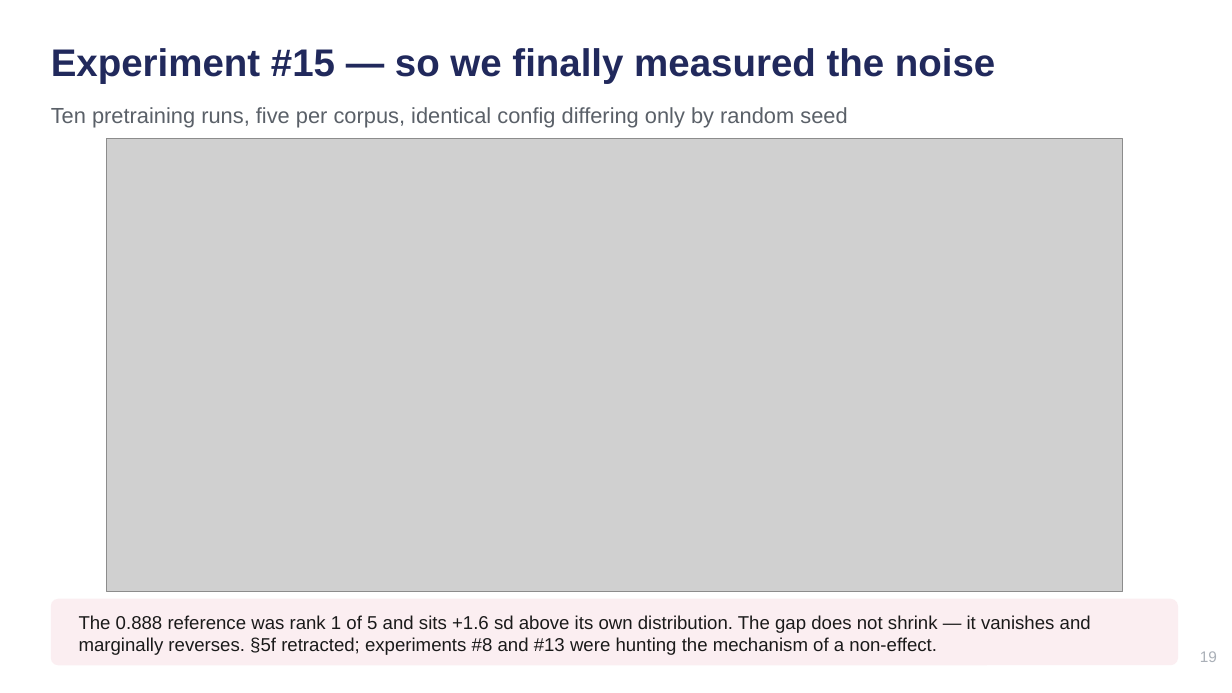
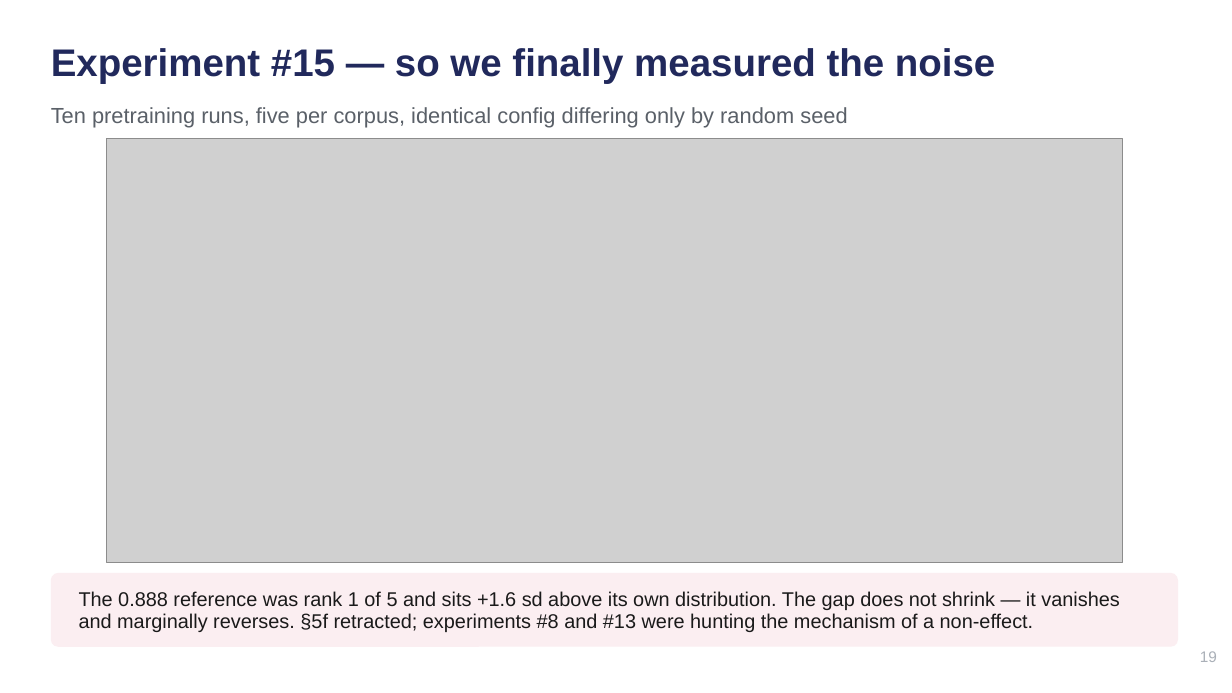
Before and after one commit to rama21094/NMR-Metabolomics-Foundational-Model, a slide deck: slide 19 of docs/Group_Meeting_2026-08-10.pptx. Drawn at 1232x693 pixels with LibreOffice and Linux fonts; fonts in the diff are those of the drawing; grey boxes stand for pictures. Boxes give left, top, right and bottom in pixels: in the first picture for what was removed or moved away, otherwise in the second. Text is boxed around its words. In the diff, an @@ line names an element or a change of style, - is before the commit and + after.

```diff
--- a/docs/Group_Meeting_2026-08-10.pptx
+++ b/docs/Group_Meeting_2026-08-10.pptx
@@ picture: place and size @@
-picture at bbox=[106, 139, 1123, 592]
+picture at bbox=[107, 139, 1123, 563]
@@ rounded rectangle: place and size @@
-rounded rectangle at bbox=[51, 599, 1178, 665]
+rounded rectangle at bbox=[51, 573, 1178, 647]
@@ rounded rectangle at bbox=[51, 573, 1178, 647]: proportions changed @@
@@ text "The 0.888 reference was rank ...": place and size @@
-text "The 0.888 reference was rank ..." at bbox=[79, 615, 1091, 655]
+text "The 0.888 reference was rank ..." at bbox=[79, 591, 1119, 632]
@@ text "The 0.888 reference was rank ..." at bbox=[79, 591, 1119, 632]: size 14.5 to 15.5 pt @@
```
Also in this commit, not shown: 11 other slides changed, 8 other files.
